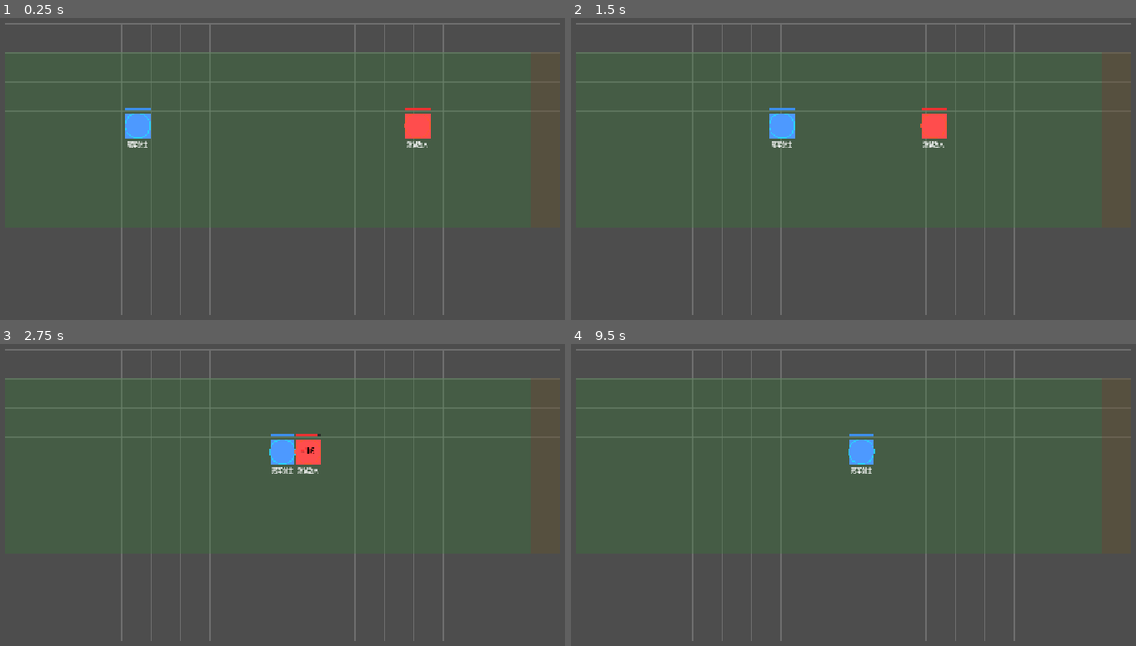
Above: before the commit, frames 1-4 (two rows, left to right).
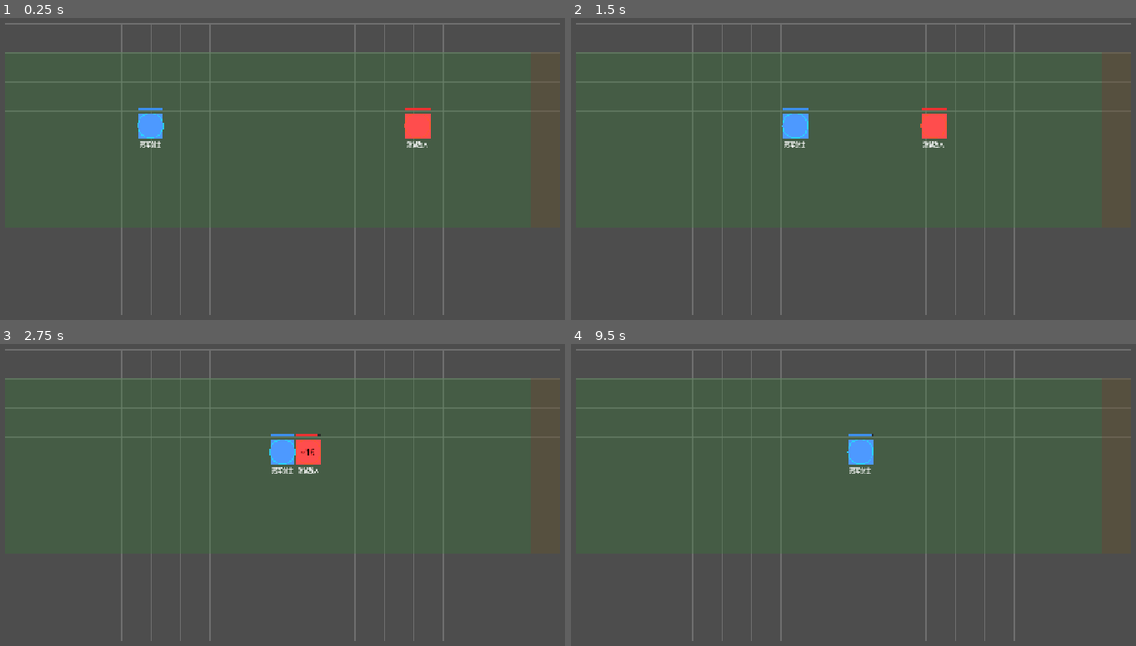
Above: after the commit, the same moments.

Repository: kuronaru/Paradiso
Game: Godot game, scene res://scenes/combat_test.tscn
Same seed, same stepped clock (60 frames per second), same inputs: the game is played once before the commit and once after it. This scene is started directly instead of the project's main scene.
Inputs (mouse positions are in pixels of both pictures, inside the frame that each line leads up to):
- Up to frame 1 (0.25 s): no input
- Up to frame 2 (1.5 s): tap Enter at 0.5 s; move the mouse to (1000, 175) at 0.52 s; hold W 0.53-1.25 s; tap F at 0.6 s; click (1000, 175) at 0.67 s; tap Space at 0.77 s; drag from (717, 214) to (768, 126) at 1.27 s
- Up to frame 3 (2.75 s): move the mouse to (350, 437) at 2.02 s; hold W from 2.03 s (still down); tap E at 2.1 s
- Up to frame 4 (9.5 s): release W at 2.75 s; drag from (819, 594) to (881, 452) at 2.77 s; tap Space at 3.5, 3.77, 5, 6.77, 7.25 s; move the mouse to (1051, 576) at 3.52 s; tap F at 3.6, 6.6 s; tap Enter at 4.25, 6.5 s; drag from (655, 464) to (751, 425) at 4.27 s; move the mouse to (887, 519) at 5.02 s; tap E at 5.1, 8.1 s; click (887, 519) at 5.17 s; drag from (751, 425) to (717, 540) at 5.77 s; move the mouse to (1000, 501) at 6.52 s; hold W 6.53-7.25 s; drag from (717, 540) to (876, 452) at 7.27 s; move the mouse to (921, 437) at 8.02 s; drag from (819, 594) to (655, 464) at 8.77 s

The runs differ from the first frame. In frame 1, 0.6% of the frame differs, in the area x 22-30%, y 29-43%; in frame 2, 0.6%, in the area x 35-43%, y 29-43%; in frame 3, less than 0.1%; in frame 4, 0.1%.

Commit message:
fix character movement overlap

Diff:
--- a/game/scripts/core/battle_manager.gd
+++ b/game/scripts/core/battle_manager.gd
@@ -93,6 +93,8 @@
 		valid_units.append(unit)
 
 	if grid:
+		if grid.has_method("clear_move_reservations"):
+			grid.clear_move_reservations()
 		for unit in valid_units:
 			if unit.grid_position in grid.occupancy and grid.occupancy[unit.grid_position] == unit:
 				grid.free_cell(unit.grid_position)
@@ -107,6 +109,8 @@
 				grid.occupy_cell(target_pos, unit)
 				unit.grid_position = target_pos
 				unit.global_position = grid.grid_to_world(target_pos)
+				if unit is UnitBase:
+					(unit as UnitBase).finish_grid_move(target_pos)
 
 	for unit in valid_units:
 		if unit is HeroUnit:
--- a/game/scripts/grid/grid_system.gd
+++ b/game/scripts/grid/grid_system.gd
@@ -26,6 +26,8 @@
 
 ## 占据表 {Vector2i: Node}
 var occupancy: Dictionary = {}
+## 移动目标预留表 {Vector2i: Node}
+var movement_reservations: Dictionary = {}
 ## 所有单位引用
 var all_units: Array[Node] = []
 
@@ -101,7 +103,7 @@
 
 func _sync_unit_positions() -> void:
 	for unit in all_units:
-		if is_instance_valid(unit) and _uses_grid_occupancy(unit):
+		if is_instance_valid(unit) and _uses_grid_occupancy(unit) and (unit as UnitBase).is_standing():
 			unit.global_position = grid_to_world(unit.grid_position)
 
 
@@ -155,7 +157,7 @@
 
 
 func is_occupied(grid_pos: Vector2i) -> bool:
-	return occupancy.has(grid_pos)
+	return occupancy.has(grid_pos) or movement_reservations.has(grid_pos)
 
 
 func is_deploy_zone(grid_pos: Vector2i) -> bool:
@@ -172,6 +174,16 @@
 	return is_in_bounds(grid_pos) and not is_occupied(grid_pos) and is_deploy_zone(grid_pos)
 
 
+func can_reserve_move_target(grid_pos: Vector2i, unit: Node) -> bool:
+	if not is_move_zone(grid_pos):
+		return false
+	if occupancy.has(grid_pos) and occupancy[grid_pos] != unit:
+		return false
+	if movement_reservations.has(grid_pos) and movement_reservations[grid_pos] != unit:
+		return false
+	return true
+
+
 func _uses_grid_occupancy(unit: Node) -> bool:
 	return unit is UnitBase and (unit as UnitBase).team == "player"
 
@@ -179,11 +191,71 @@
 func occupy_cell(grid_pos: Vector2i, unit: Node) -> void:
 	"""占用一个格子"""
 	occupancy[grid_pos] = unit
+	if movement_reservations.get(grid_pos) == unit:
+		movement_reservations.erase(grid_pos)
 
 
 func free_cell(grid_pos: Vector2i) -> void:
 	"""释放一个格子"""
 	occupancy.erase(grid_pos)
+
+
+func release_move_reservation(unit: Node) -> void:
+	for reserved_pos in movement_reservations.keys():
+		if movement_reservations[reserved_pos] == unit:
+			movement_reservations.erase(reserved_pos)
+
+
+func clear_move_reservations() -> void:
+	movement_reservations.clear()
+
+
+func begin_unit_move(unit: Node, target_pos: Vector2i) -> bool:
+	"""让友方单位离开当前站位，并预留一个目标格中心"""
+	if not _uses_grid_occupancy(unit):
+		return false
+	if not can_reserve_move_target(target_pos, unit):
+		return false
+	release_move_reservation(unit)
+	if unit.grid_position in occupancy and occupancy[unit.grid_position] == unit:
+		free_cell(unit.grid_position)
+	movement_reservations[target_pos] = unit
+	if unit is UnitBase:
+		(unit as UnitBase).begin_grid_move(target_pos)
+	return true
+
+
+func finish_unit_move(unit: Node, final_pos: Vector2i) -> bool:
+	"""提交移动结果：单位站到目标格中心并重新占格"""
+	if not _uses_grid_occupancy(unit):
+		return false
+	if movement_reservations.has(final_pos) and movement_reservations[final_pos] != unit:
+		return false
+	if occupancy.has(final_pos) and occupancy[final_pos] != unit:
+		return false
+	release_move_reservation(unit)
+	occupy_cell(final_pos, unit)
+	unit.grid_position = final_pos
+	unit.global_position = grid_to_world(final_pos)
+	if unit is UnitBase:
+		(unit as UnitBase).finish_grid_move(final_pos)
+	return true
+
+
+func cancel_unit_move(unit: Node, preferred_pos: Vector2i) -> bool:
+	"""取消移动并把单位吸附回一个合法站立格"""
+	if not _uses_grid_occupancy(unit):
+		return false
+	release_move_reservation(unit)
+	var fallback := find_nearest_open_player_cell(unit.global_position, preferred_pos, unit)
+	if fallback.x < 0:
+		return false
+	occupy_cell(fallback, unit)
+	unit.grid_position = fallback
+	unit.global_position = grid_to_world(fallback)
+	if unit is UnitBase:
+		(unit as UnitBase).finish_grid_move(fallback)
+	return true
 
 
 func place_unit(unit: Node, grid_pos: Vector2i) -> bool:
@@ -196,6 +268,8 @@
 		return false
 	unit.grid_position = grid_pos
 	unit.global_position = grid_to_world(grid_pos)
+	if unit is UnitBase and _uses_grid_occupancy(unit):
+		(unit as UnitBase).finish_grid_move(grid_pos)
 	if unit not in all_units:
 		all_units.append(unit)
 		add_child(unit)
@@ -207,6 +281,7 @@
 	"""从网格移除单位"""
 	if unit.grid_position in occupancy and occupancy[unit.grid_position] == unit:
 		free_cell(unit.grid_position)
+	release_move_reservation(unit)
 	all_units.erase(unit)
 	if unit.get_parent() == self:
 		remove_child(unit)
@@ -252,9 +327,13 @@
 
 
 func _get_unit_query_grid_position(unit: Node) -> Vector2i:
-	if unit is UnitBase and not _uses_grid_occupancy(unit):
+	if unit is UnitBase:
 		var combat_unit := unit as UnitBase
-		combat_unit.grid_position = world_to_grid(combat_unit.get_ground_position())
+		if not _uses_grid_occupancy(unit):
+			combat_unit.grid_position = world_to_grid(combat_unit.get_ground_position())
+			return combat_unit.grid_position
+		if combat_unit.is_moving():
+			return world_to_grid(combat_unit.get_ground_position())
 	return unit.grid_position
 
 
@@ -283,9 +362,39 @@
 	return get_units_touching_circle(unit.get_ground_position(), unit.get_collision_radius(), team, unit)
 
 
+func would_unit_collide_on_segment(unit: UnitBase, from_ground: Vector2, to_ground: Vector2, team: String = "") -> bool:
+	"""检测单位地面圆从 from 到 to 的移动线段是否会碰到其他单位"""
+	if not unit:
+		return false
+	for other in all_units:
+		if other == unit or not is_instance_valid(other):
+			continue
+		if not (other is UnitBase):
+			continue
+		var other_unit := other as UnitBase
+		if not other_unit.is_alive:
+			continue
+		if team != "" and other_unit.get_team() != team:
+			continue
+		var radius_sum := unit.get_collision_radius() + other_unit.get_collision_radius()
+		if _distance_point_to_segment_squared(other_unit.get_ground_position(), from_ground, to_ground) <= radius_sum * radius_sum:
+			return true
+	return false
+
+
+func _distance_point_to_segment_squared(point: Vector2, segment_start: Vector2, segment_end: Vector2) -> float:
+	var segment := segment_end - segment_start
+	var length_sq := segment.length_squared()
+	if length_sq <= 0.0001:
+		return point.distance_squared_to(segment_start)
+	var t := clampf((point - segment_start).dot(segment) / length_sq, 0.0, 1.0)
+	var closest := segment_start + segment * t
+	return point.distance_squared_to(closest)
+
+
 func find_nearest_open_player_cell(world_pos: Vector2, preferred: Vector2i, unit: Node = null) -> Vector2i:
 	"""根据世界坐标查找最近的合法友方空格"""
-	if is_move_zone(preferred) and (not is_occupied(preferred) or occupancy.get(preferred) == unit):
+	if is_move_zone(preferred) and _is_cell_available_for_unit(preferred, unit):
 		return preferred
 
 	var best := Vector2i(-1, -1)
@@ -293,13 +402,23 @@
 	for x in range(grid_width):
 		for y in range(deploy_rows.x, deploy_rows.y + 1):
 			var cell := Vector2i(x, y)
-			if is_occupied(cell) and occupancy.get(cell) != unit:
+			if not _is_cell_available_for_unit(cell, unit):
 				continue
 			var d := grid_to_world(cell).distance_squared_to(world_pos)
 			if d < best_dist:
 				best_dist = d
 				best = cell
 	return best
+
+
+func _is_cell_available_for_unit(cell: Vector2i, unit: Node = null) -> bool:
+	if not is_move_zone(cell):
+		return false
+	if occupancy.has(cell) and occupancy[cell] != unit:
+		return false
+	if movement_reservations.has(cell) and movement_reservations[cell] != unit:
+		return false
+	return true
 
 
 func find_path(from: Vector2i, to: Vector2i) -> Array:
@@ -331,12 +450,20 @@
 
 func move_unit(unit: Node, new_pos: Vector2i) -> bool:
 	"""移动单位到新格子"""
-	if not is_in_bounds(new_pos) or (is_occupied(new_pos) and occupancy[new_pos] != unit):
+	if not is_in_bounds(new_pos):
+		return false
+	if occupancy.has(new_pos) and occupancy[new_pos] != unit:
+		return false
+	if movement_reservations.has(new_pos) and movement_reservations[new_pos] != unit:
 		return false
 	var old_pos: Vector2i = unit.grid_position
-	free_cell(old_pos)
+	if occupancy.get(old_pos) == unit:
+		free_cell(old_pos)
+	release_move_reservation(unit)
 	occupy_cell(new_pos, unit)
 	unit.grid_position = new_pos
+	if unit is UnitBase:
+		(unit as UnitBase).finish_grid_move(new_pos)
 	return true
 
 
--- a/game/scripts/testing/combat_test_runner.gd
+++ b/game/scripts/testing/combat_test_runner.gd
@@ -116,6 +116,8 @@
 			unit.queue_free()
 	grid.all_units.clear()
 	grid.occupancy.clear()
+	if grid.has_method("clear_move_reservations"):
+		grid.clear_move_reservations()
 
 
 func _place_configured_units() -> void:
--- a/game/scripts/units/unit_ai.gd
+++ b/game/scripts/units/unit_ai.gd
@@ -16,6 +16,9 @@
 
 
 func reset_ai_state() -> void:
+	var grid: GridSystem = BattleManager.grid
+	if owner_unit and owner_unit.is_moving() and grid:
+		grid.cancel_unit_move(owner_unit, owner_unit.movement_origin_grid_position)
 	state = "idle"
 	path.clear()
 	path_progress = 0.0
@@ -26,6 +29,8 @@
 func execute(delta: float) -> void:
 	if not owner_unit or not owner_unit.is_alive:
 		return
+	if owner_unit.is_moving() and state != "moving":
+		state = "moving"
 
 	match state:
 		"idle":
@@ -55,37 +60,44 @@
 
 
 func _on_moving(delta: float) -> void:
-	if path.is_empty():
-		state = "idle"
-		return
-
-	var grid: GridSystem = BattleManager.grid
-	if not grid:
-		return
-
-	var target_world := grid.grid_to_world(move_target_pos)
+	var grid: GridSystem = BattleManager.grid
+	if not grid:
+		return
+	if not owner_unit.is_moving():
+		state = "idle"
+		return
+
+	var target_grid := owner_unit.movement_target_grid_position
+	var target_world := grid.grid_to_world(target_grid)
 	var current_pos := owner_unit.global_position
 	var move_dist := owner_unit.move_speed * delta * grid.cell_size
 
 	if current_pos.distance_to(target_world) <= move_dist + 1.0:
 		# 到达目标格子
-		grid.move_unit(owner_unit, move_target_pos)
-		owner_unit.global_position = grid.grid_to_world(move_target_pos)
-		path.pop_front()
-		if path.is_empty():
-			state = "idle"
+		var target_ground := target_world + owner_unit.ground_anchor_offset
+		if grid.would_unit_collide_on_segment(owner_unit, owner_unit.get_ground_position(), target_ground, owner_unit.team):
+			grid.cancel_unit_move(owner_unit, owner_unit.movement_origin_grid_position)
 		else:
-			move_target_pos = path[0]
+			grid.finish_unit_move(owner_unit, target_grid)
+		path.clear()
+		state = "idle"
 	else:
 		var dir := (target_world - current_pos).normalized()
-		owner_unit.global_position += dir * move_dist
+		var next_pos := owner_unit.global_position + dir * move_dist
+		var next_ground := next_pos + owner_unit.ground_anchor_offset
+		if grid.would_unit_collide_on_segment(owner_unit, owner_unit.get_ground_position(), next_ground, owner_unit.team):
+			grid.cancel_unit_move(owner_unit, owner_unit.movement_origin_grid_position)
+			path.clear()
+			state = "idle"
+			return
+		owner_unit.global_position = next_pos
 		if _resolve_player_collision_during_move(grid):
 			return
 
 	# 移动中检查是否可以攻击
 	_find_target()
 	if owner_unit.target and is_instance_valid(owner_unit.target):
-		if _is_in_attack_range(owner_unit.target):
+		if owner_unit.is_standing() and _is_in_attack_range(owner_unit.target):
 			path.clear()
 			state = "attacking"
 
@@ -211,7 +223,7 @@
 		return
 	move_origin_pos = owner_unit.grid_position
 	var next_pos := owner_unit.grid_position + step
-	if grid.is_deploy_zone(next_pos) and grid.is_in_bounds(next_pos) and not grid.is_occupied(next_pos):
+	if grid.begin_unit_move(owner_unit, next_pos):
 		move_target_pos = next_pos
 		path = [next_pos]
 		state = "moving"
@@ -222,7 +234,7 @@
 			owner_unit.grid_position + Vector2i(0, step.y),
 		]
 		for alt in alts:
-			if alt != next_pos and grid.is_deploy_zone(alt) and grid.is_in_bounds(alt) and not grid.is_occupied(alt):
+			if alt != next_pos and grid.begin_unit_move(owner_unit, alt):
 				move_target_pos = alt
 				path = [alt]
 				state = "moving"
@@ -237,7 +249,7 @@
 		return
 	var direction := 1 if owner_unit.team == "player" else -1
 	var next_pos := owner_unit.grid_position + Vector2i(direction, 0)
-	if grid.is_deploy_zone(next_pos) and grid.is_in_bounds(next_pos) and not grid.is_occupied(next_pos):
+	if grid.begin_unit_move(owner_unit, next_pos):
 		move_origin_pos = owner_unit.grid_position
 		move_target_pos = next_pos
 		path = [next_pos]
@@ -292,13 +304,7 @@
 	var contacts := grid.get_touching_units(owner_unit, "enemy")
 	if contacts.is_empty():
 		return false
-	var safe_cell := grid.find_nearest_open_player_cell(owner_unit.global_position, move_origin_pos, owner_unit)
-	if safe_cell.x >= 0:
-		if safe_cell != owner_unit.grid_position:
-			grid.move_unit(owner_unit, safe_cell)
-		owner_unit.global_position = grid.grid_to_world(safe_cell)
-	else:
-		owner_unit.global_position = grid.grid_to_world(owner_unit.grid_position)
+	grid.cancel_unit_move(owner_unit, owner_unit.movement_origin_grid_position)
 	path.clear()
 	state = "idle"
 	return true
--- a/game/scripts/units/unit_base.gd
+++ b/game/scripts/units/unit_base.gd
@@ -16,8 +16,16 @@
 	STATIONED   ## 驻扎 — 定身/缓速，防御提升，范围扩大
 }
 
+enum MovementState {
+	STANDING,   ## 站立 — 必定位于一个网格中心，并占用该格
+	MOVING      ## 移动 — 目标是一个网格中心，途中按地面圆形碰撞移动
+}
+
 ## 网格位置
 var grid_position: Vector2i = Vector2i.ZERO
+var movement_state: MovementState = MovementState.STANDING
+var movement_origin_grid_position: Vector2i = Vector2i.ZERO
+var movement_target_grid_position: Vector2i = Vector2i.ZERO
 
 ## 基础属性
 var unit_name: String = ""
@@ -342,6 +350,27 @@
 	return get_ground_position().distance_squared_to(other.get_ground_position()) <= radius_sum * radius_sum
 
 
+func is_standing() -> bool:
+	return movement_state == MovementState.STANDING
+
+
+func is_moving() -> bool:
+	return movement_state == MovementState.MOVING
+
+
+func begin_grid_move(target_grid_pos: Vector2i) -> void:
+	movement_state = MovementState.MOVING
+	movement_origin_grid_position = grid_position
+	movement_target_grid_position = target_grid_pos
+
+
+func finish_grid_move(final_grid_pos: Vector2i) -> void:
+	movement_state = MovementState.STANDING
+	grid_position = final_grid_pos
+	movement_origin_grid_position = final_grid_pos
+	movement_target_grid_position = final_grid_pos
+
+
 func take_damage(amount: int, armor_pierce: float = 0.0) -> int:
 	"""受到伤害"""
 	var effective_defense := int(round(float(defense) * (1.0 - clampf(armor_pierce, 0.0, 0.95))))
